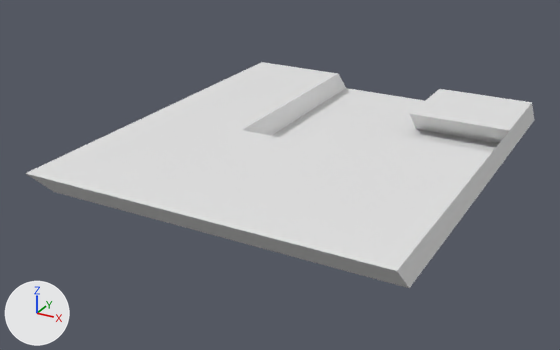
A saved change to the FBX model Assets/Element/SceneObj/N_2F.fbx.
Before and after are seen from a camera (50 mm lens) standing at (50.6, -118.4, 47.5) and looking at (-5.3, -16.8, -3.3). Lighting does not change. The marker at lower left points along +X, +Y and +Z. The older version comes first. Where no turn or scale is listed for an object, it has been applied to the vertices.
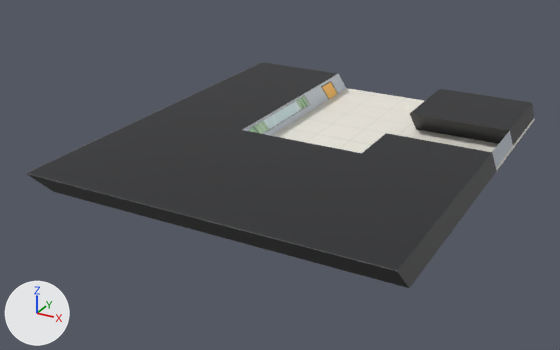
Diff of the bpy script that builds the scene:
```diff
--- a/Assets/Element/SceneObj/N_2F.fbx.py
+++ b/Assets/Element/SceneObj/N_2F.fbx.py
@@ img_uv_2f_png @@
+img_uv_2f_png = load_image('UV_2F.png', 'UV_2F.png', 1024, 1024, 'sRGB')
@@ mat_material_005 @@
+mat_material_005 = principled_material('Material.005')
+mat_material_005.texture = img_uv_2f_png
@@ mat_material_003 @@
+mat_material_003 = principled_material('Material.003')
+mat_material_003.texture = img_uv_2f_png
@@ me_cube_034 @@
 me_cube_034.from_pydata(...)  # 7 vertices, 3 faces; spans x 9.4..26.4, y 2.3..22.7, z -0.3..3.8
+me_cube_034.materials.append(mat_material_005)  # picture img_uv_2f_png
@@ me_cube_035 @@
 me_cube_035.from_pydata(...)  # 57 vertices, 55 faces; spans x -29.1..26.4, y -47.9..23.4, z -1.0..3.8
 # used by ob_cube_025; location = (0.0, 0.0, 0.0)
+# me_cube_035 part 1: texture (UV) coordinates of 55 of 55 faces, centred in x -29.1..26.4, y -45.8..23.0, z -1.0..3.8, changed; they spanned u 0.12..0.88, v 0.0..1.0 and now span u 0.01..0.98, v 0.21..0.98
+me_cube_035.materials.append(mat_material_003)  # picture img_uv_2f_png
```

What differs and where, as boxes (x1, y1, x2, y2) in the pictures (560 x 350 px):
'Cube.025', recoloured, surface changed (white to black): (25, 62, 534, 288) in both
'Cube.024', recoloured (white to grey): (410, 89, 534, 145) in both
